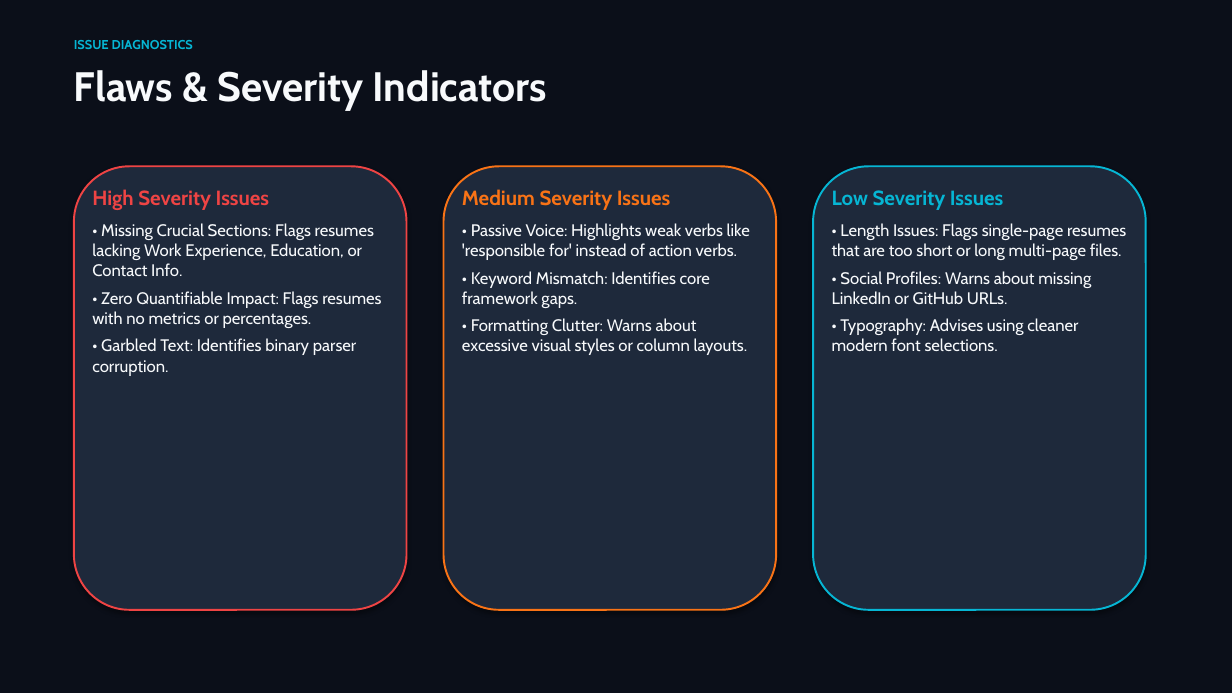
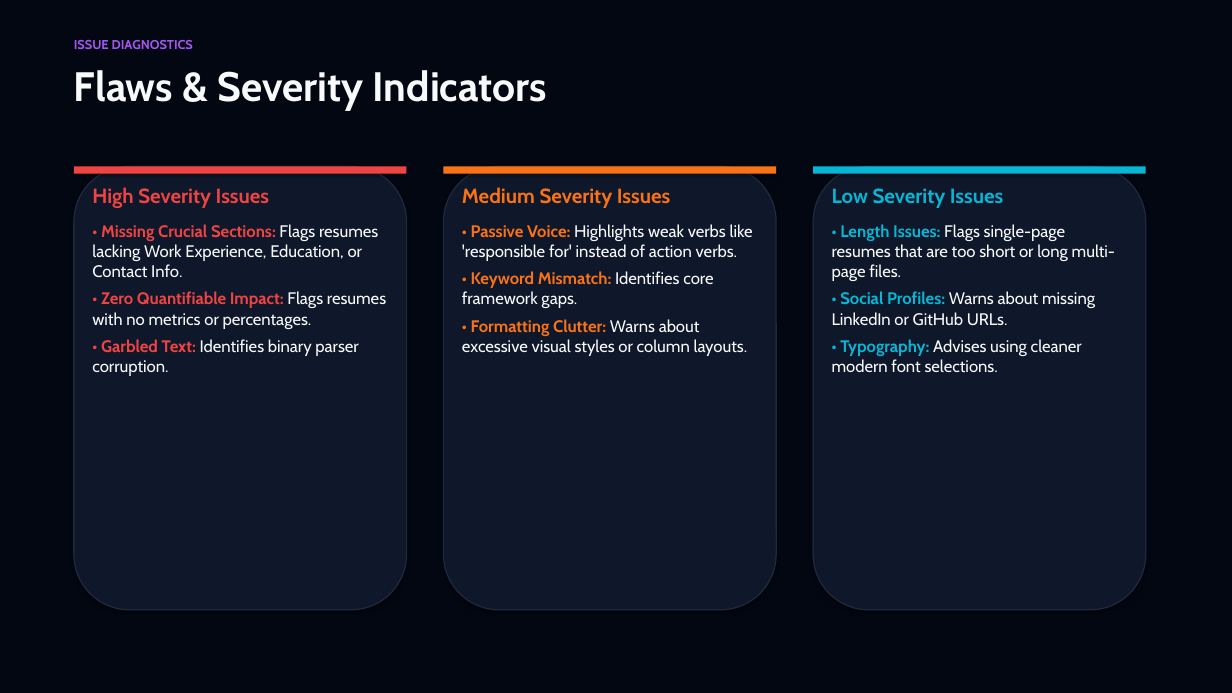
Before and after one commit to dharmrajv532-code/ResumeSensei, a slide deck: slide 16 of ResumeSensei_Presentation.pptx. Drawn at 1232x693 pixels with LibreOffice and Linux fonts; fonts in the diff are those of the drawing. Boxes give left, top, right and bottom in pixels: in the first picture for what was removed or moved away, otherwise in the second. Text is boxed around its words. In the diff, an @@ line names an element or a change of style, - is before the commit and + after.

```diff
--- a/ResumeSensei_Presentation.pptx
+++ b/ResumeSensei_Presentation.pptx
@@ background #0B0F19 to #030712 @@
@@ text "ISSUE DIAGNOSTICS" at bbox=[74, 40, 193, 49]: text colour #06B6D4 to #A855F7 @@
@@ rounded rectangle at bbox=[74, 166, 407, 610]: fill #1E293B to #0F172A; outline #EF4444 1.5 pt to #1E293B 1 pt @@
@@ rectangle added at bbox=[74, 166, 407, 174], fill #EF4444 @@
@@ rounded rectangle at bbox=[444, 166, 776, 610]: fill #1E293B to #0F172A; outline #F97316 1.5 pt to #1E293B 1 pt @@
@@ rectangle added at bbox=[444, 166, 776, 174], fill #F97316 @@
@@ rounded rectangle at bbox=[813, 166, 1146, 610]: fill #1E293B to #0F172A; outline #06B6D4 1.5 pt to #1E293B 1 pt @@
@@ rectangle added at bbox=[813, 166, 1146, 174], fill #06B6D4 @@
@@ text "High Severity Issues" at bbox=[92, 187, 386, 376]: text colour #F8FAFC to #EF4444, bold on in "• Missing Crucial Sections:", "• Zero Quantifiable Impact:", "• Garbled Text:"; more space between paragraphs @@
@@ text "Medium Severity Issues" at bbox=[462, 187, 753, 356]: text colour #F8FAFC to #F97316, bold on in "• Passive Voice:", "• Keyword Mismatch:", "• Formatting Clutter:"; more space between paragraphs @@
@@ text "Low Severity Issues" at bbox=[832, 188, 1115, 372]: text colour #F8FAFC to #06B6D4, bold on in "• Length Issues:", "• Social Profiles:", "• Typography:"; more space between paragraphs @@
```
Also in this commit, not shown: 19 other slides changed, 1 other file.
